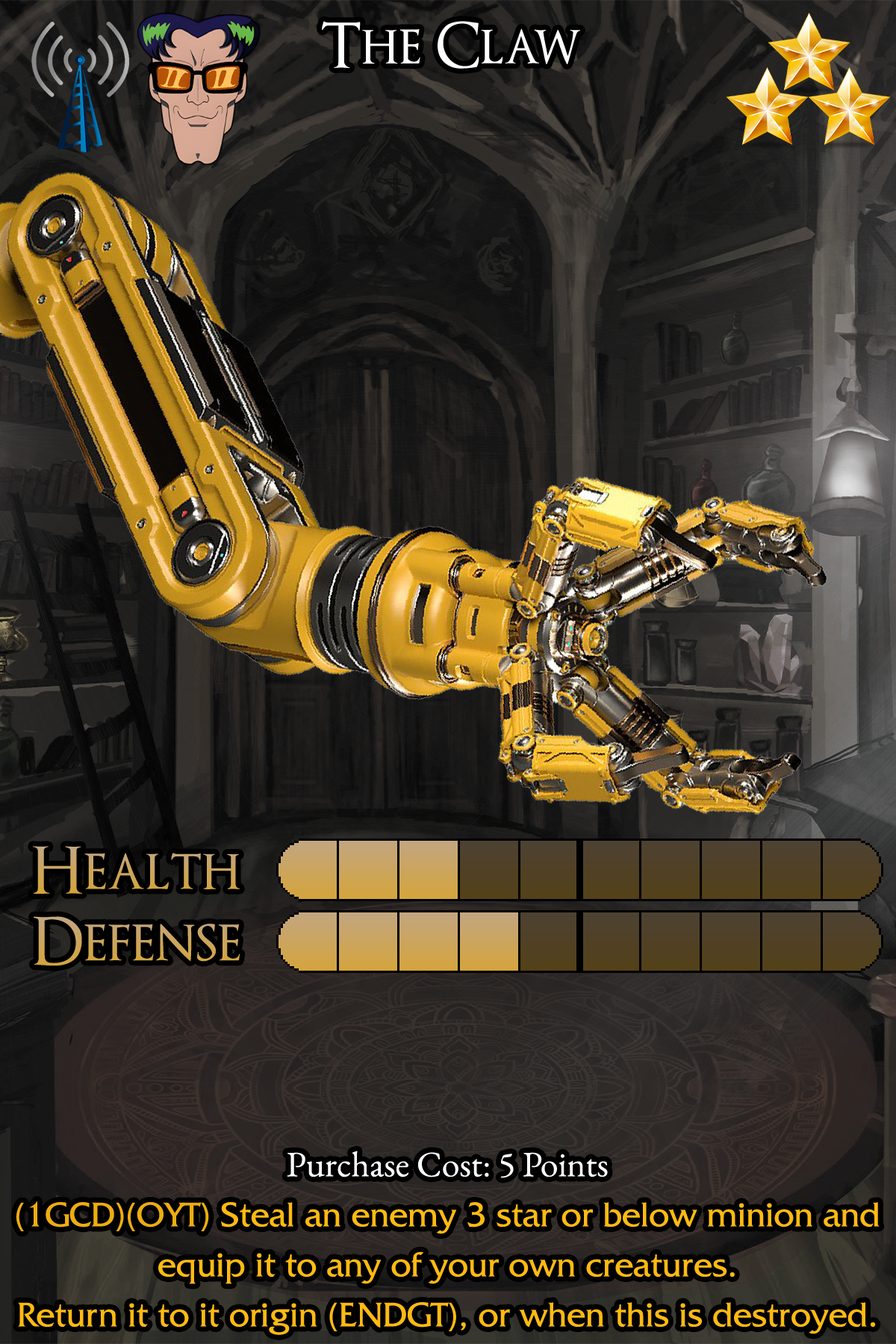
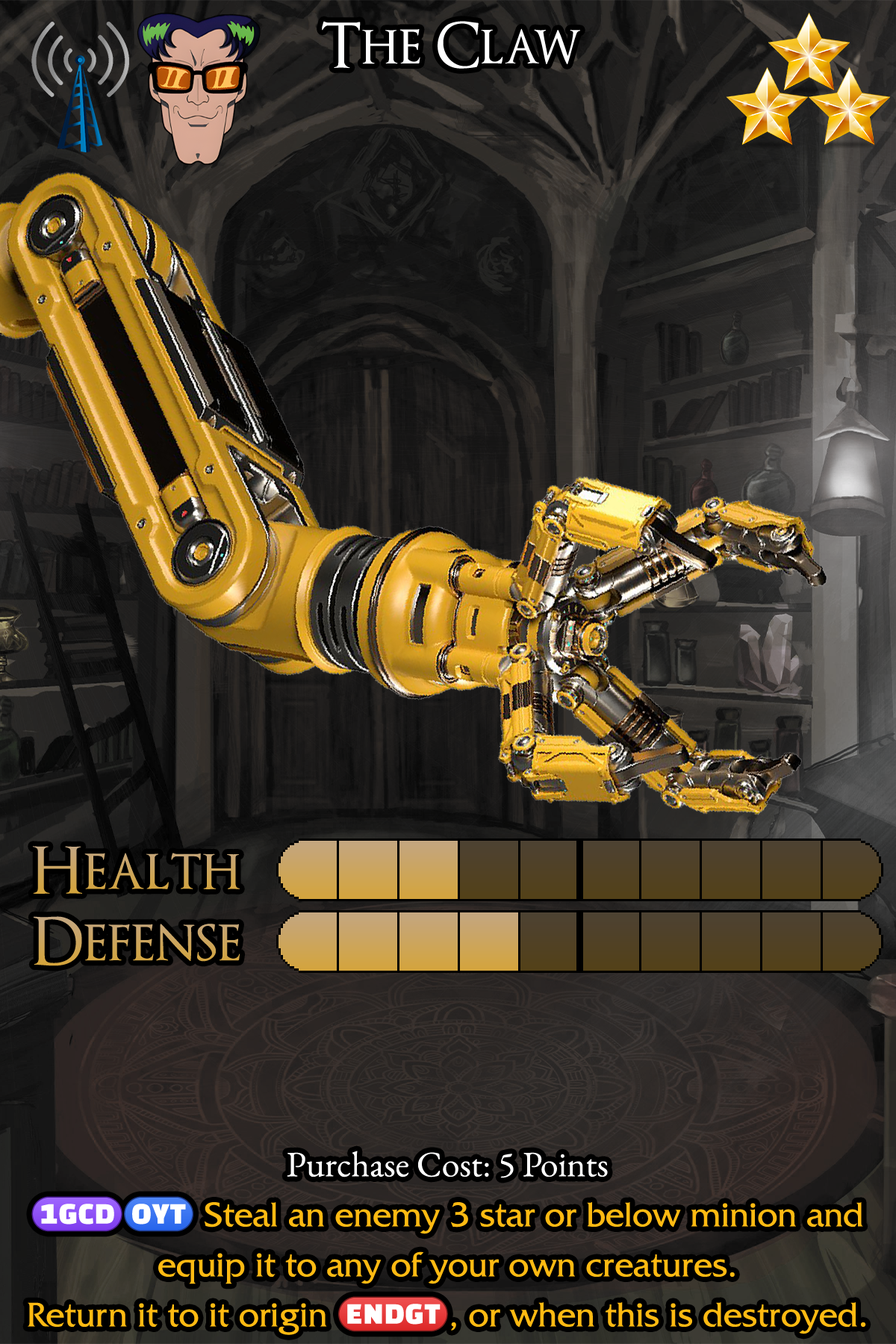
Layers edited between the first and the second 896x1344 image:
painted on "Ability" over (15, 1152, 880, 1335)
